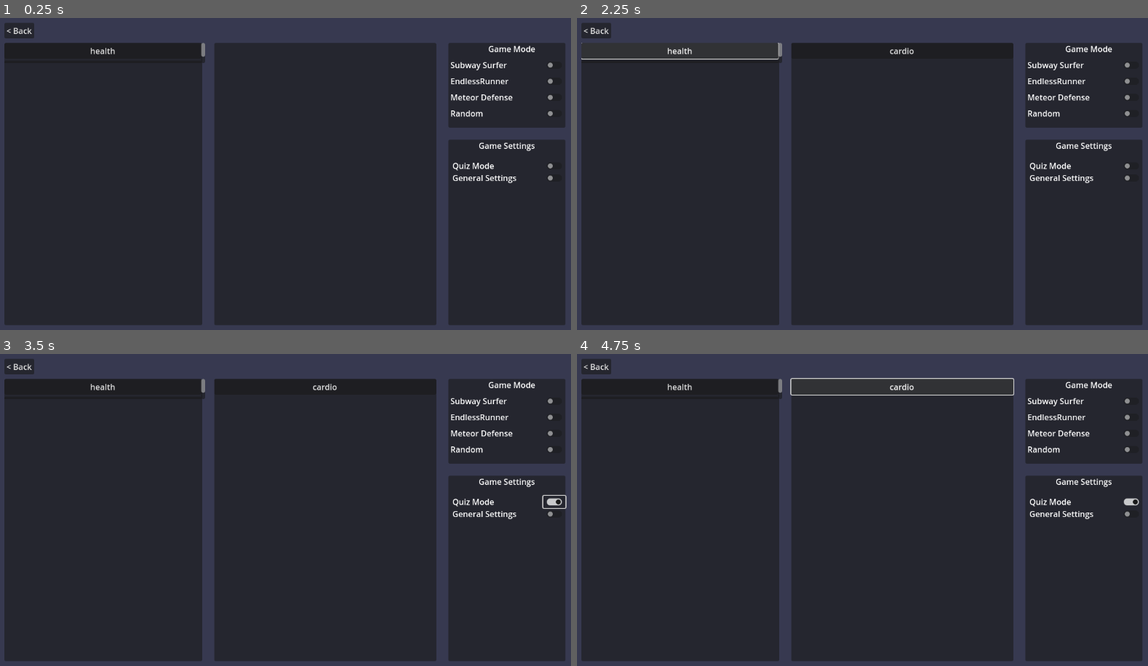
Above: before the commit, frames 1-4 (two rows, left to right).
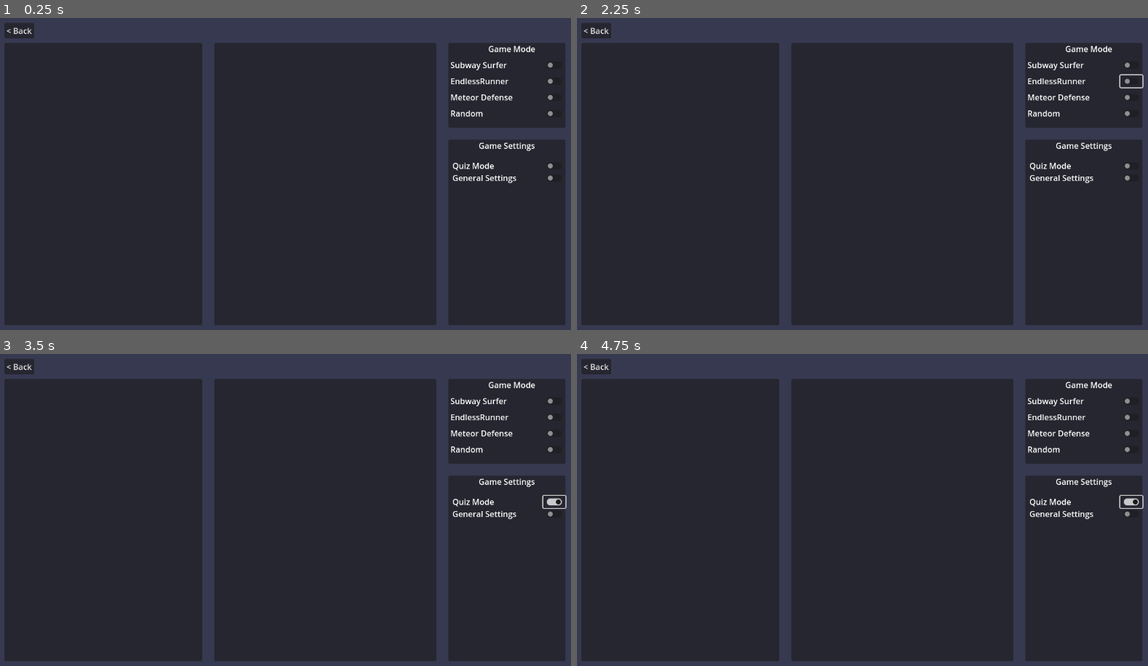
Above: after the commit, the same moments.

Repository: squidink7/SuperAF
Game: Godot game, scene res://scenes/ui/teacher/game_settings.tscn
Same seed, same stepped clock (60 frames per second), same inputs: the game is played once before the commit and once after it. This scene is started directly instead of the project's main scene.
Inputs (mouse positions are in pixels of both pictures, inside the frame that each line leads up to):
- Up to frame 1 (0.25 s): no input
- Up to frame 2 (2.25 s): click "EndlessRunner" at 0.5 s; click "EndlessRunner" at 1.25 s; click (679, 52) at 2 s, where only the run before the commit has a clickable "health"
- Up to frame 3 (3.5 s): click (553, 500) at 2.75 s
- Up to frame 4 (4.75 s): click (679, 403) at 3.5 s, where only the run before the commit has a clickable "testing"; click (902, 388) at 4.25 s, where only the run before the commit has a clickable "cardio"

The runs differ from the first frame. In frame 1, less than 0.1% of the frame differs, in the area x 15-36%, y 7-15%; in frame 2, 0.3%; in frame 3, 0.1%; in frame 4, 0.5%, in the area x 15-100%, y 7-50%.

Commit message:
Remove duplicate scenes

Diff:
--- a/scenes/ui/teacher/game_settings.tscn
+++ b/scenes/ui/teacher/game_settings.tscn
@@ -1,6 +1,6 @@
-[gd_scene load_steps=2 format=3 uid="uid://b416fgkhjpflw"]
+[gd_scene load_steps=2 format=3 uid="uid://wbycu7yio7wx"]
 
-[ext_resource type="Script" uid="uid://bnn47fifbdnkv" path="res://scenes/ui/teacher/game_settings.gd" id="1_pcbq7"]
+[ext_resource type="Script" path="res://scenes/ui/teacher/teacher_game_settings.gd" id="1_pcbq7"]
 
 [node name="TeacherGameSettings" type="Control"]
 layout_mode = 3
Not shown: 1 places in scenes/student_page.tscn that only renumber resources
Not shown: 1 places in scenes/ui/admin_page.tscn that only renumber resources
Not shown: 1 places in scenes/ui/student_page.tscn that only renumber resources
Not shown: 1 places in scenes/ui/teacher/student_passcheck.tscn that only renumber resources
